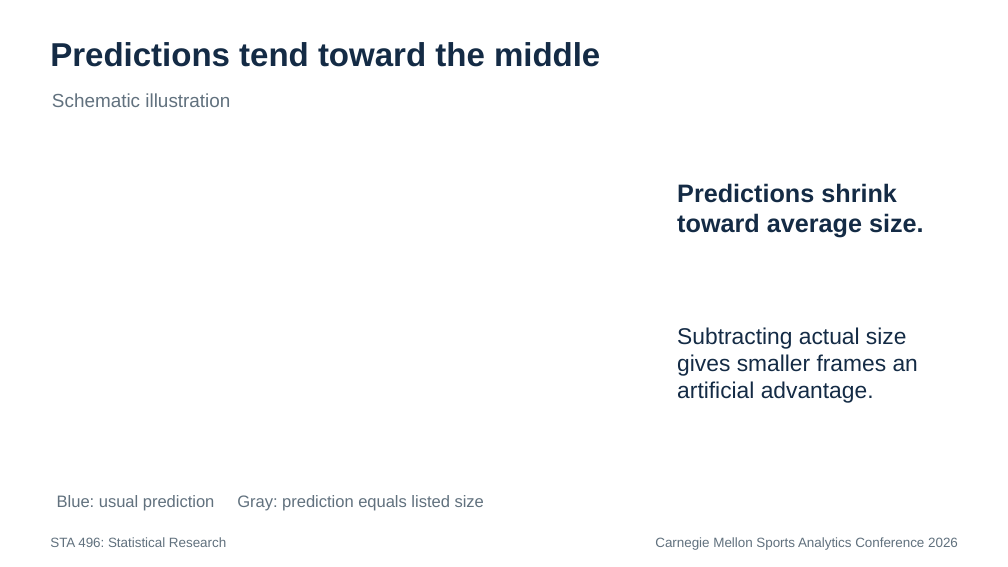
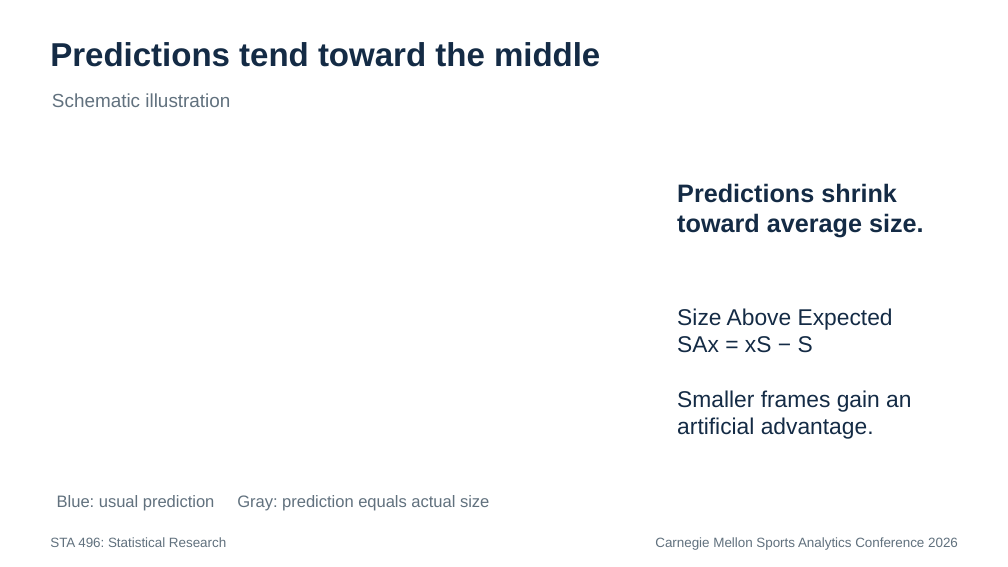
Before and after one commit to RentoSaijo/CSAx_STA496, a slide deck: slide 17 of reports/presentation.pptx (slide 15 before the commit). Drawn at 1008x567 pixels with LibreOffice and Linux fonts; fonts in the diff are those of the drawing. Boxes give left, top, right and bottom in pixels: in the first picture for what was removed or moved away, otherwise in the second. Text is boxed around its words. In the diff, an @@ line names an element or a change of style, - is before the commit and + after.

```diff
--- a/reports/presentation.pptx
+++ b/reports/presentation.pptx
@@ text at <box>677,308,911,439</box>: text changed @@
-Subtracting actual size gives smaller frames an artificial advantage.
+Size Above Expected
+SAx = xS − S
+Smaller frames gain an artificial advantage.
@@ text at <box>57,495,489,511</box>: text changed @@
-Blue: usual prediction Gray: prediction equals listed size
+Blue: usual prediction Gray: prediction equals actual size
```
Also in this commit, not shown: 18 other slides changed, 5 slides added, 3 slides removed.
